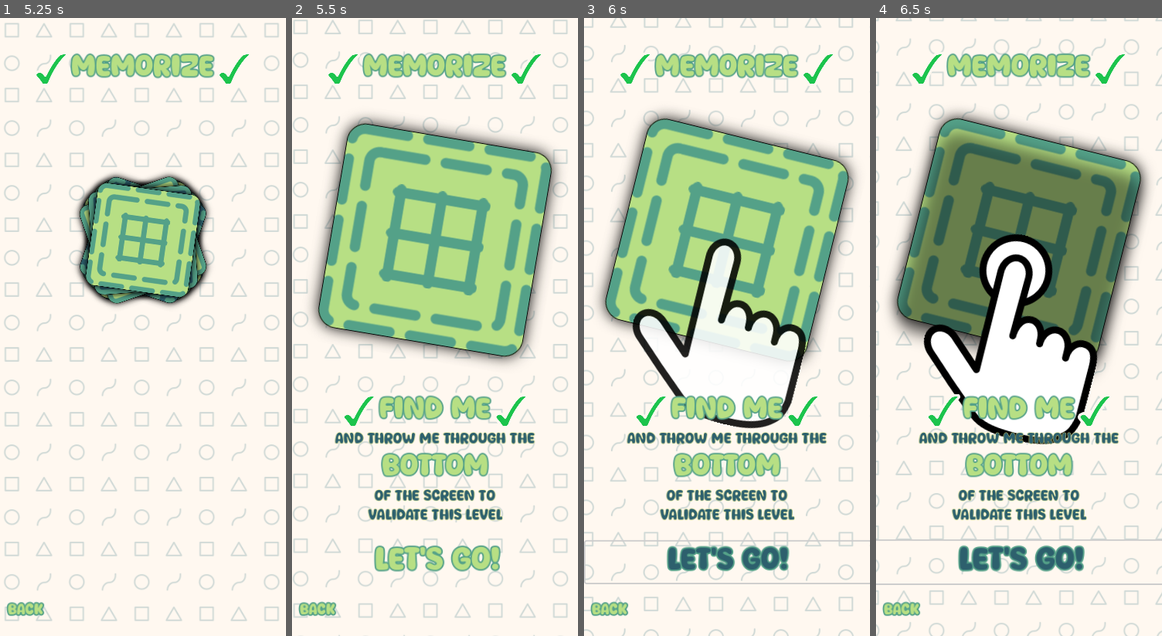
Above: before the commit, frames 1-4 (left to right).
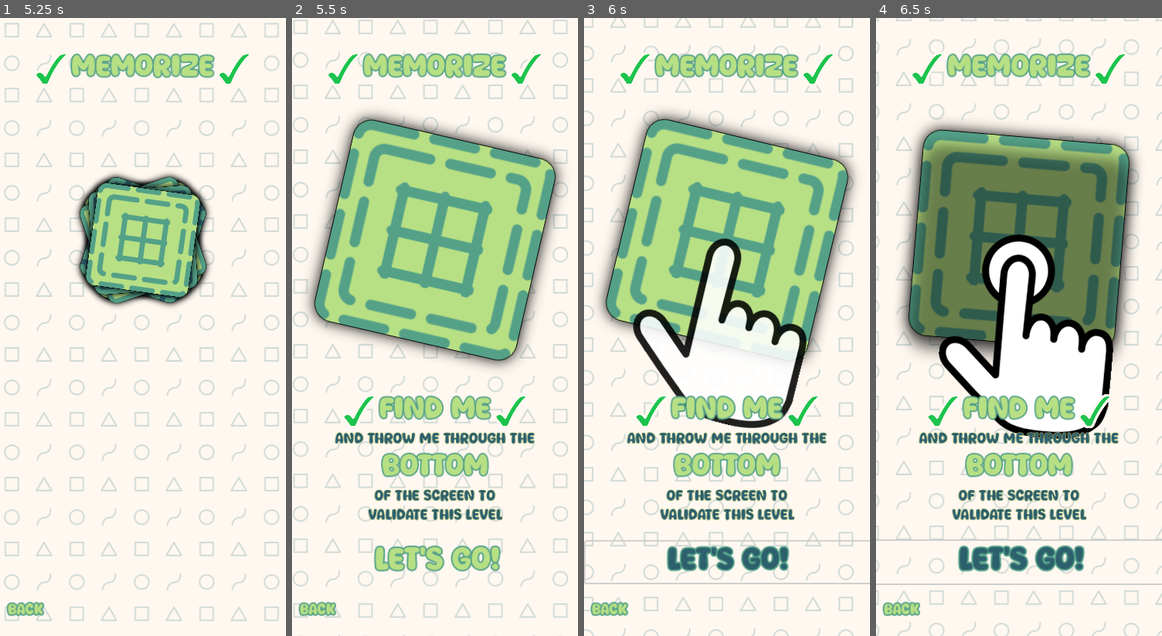
Above: after the commit, the same moments.

Repository: magopian/rummager
Game: Godot game, scene res://start_menu.tscn
Same seed, same stepped clock (60 frames per second), same inputs: the game is played once before the commit and once after it. Sound files missing from this copy of the repository are replaced by a short silence.
Inputs (mouse positions are in pixels of both pictures, inside the frame that each line leads up to):
- Up to frame 1 (5.25 s): click "START" at 0.5 s; click (143, 327) at 1.25 s; click (143, 327) at 2 s; click (143, 327) at 2.75 s; move the mouse to (143, 240) at 3.52 s; click (143, 240) at 3.67 s; click (143, 240) at 4.42 s; click (143, 240) at 5.17 s
- Up to frame 2 (5.5 s): no input
- Up to frame 3 (6 s): click "Let's go!" at 5.75 s
- Up to frame 4 (6.5 s): no input

Frame 1 is identical in both runs. In frame 2, 7.9% of the frame differs, in the area x 5-95%, y 15-57%; in frame 3, 1.4%; in frame 4, 18%, in the area x 4-96%, y 15-69%.

Commit message:
When showing the card to memorize, play the validation animation

Diff:
--- a/card.gd
+++ b/card.gd
@@ -111,6 +111,7 @@
 
 
 func zoom_in() -> void:
+	animate_card()
 	show_big()
 	hide_trail()
 	validation.start_validating()
@@ -119,7 +120,6 @@
 func show_big(duration: float = 0.15) -> void:
 	scale_to(big_scale, duration, 0)
 	freeze = true
-	animate_card()
 
 
 func animate_card() -> void:
--- a/card_validation.gd
+++ b/card_validation.gd
@@ -19,6 +19,7 @@
 
 
 func start_validating() -> void:
+	animation_player.play("RESET")
 	animation_player.play("validating")
 	await animation_player.animation_finished
 	on_validation_finished.emit()
--- a/card_validation.tscn
+++ b/card_validation.tscn
@@ -61,7 +61,7 @@
 "times": PackedFloat32Array(0),
 "transitions": PackedFloat32Array(1),
 "update": 1,
-"values": [true]
+"values": [false]
 }
 tracks/4/type = "value"
 tracks/4/imported = false
@@ -74,6 +74,70 @@
 "transitions": PackedFloat32Array(1),
 "update": 0,
 "values": [Color(1, 1, 1, 0)]
+}
+
+[sub_resource type="Animation" id="Animation_vgelv"]
+resource_name = "validated"
+step = 0.01
+tracks/0/type = "value"
+tracks/0/imported = false
+tracks/0/enabled = true
+tracks/0/path = NodePath("Validated:visible")
+tracks/0/interp = 1
+tracks/0/loop_wrap = true
+tracks/0/keys = {
+"times": PackedFloat32Array(0),
+"transitions": PackedFloat32Array(1),
+"update": 1,
+"values": [true]
+}
+tracks/1/type = "value"
+tracks/1/imported = false
+tracks/1/enabled = true
+tracks/1/path = NodePath("Validated:modulate")
+tracks/1/interp = 1
+tracks/1/loop_wrap = true
+tracks/1/keys = {
+"times": PackedFloat32Array(0, 0.5),
+"transitions": PackedFloat32Array(1, 1),
+"update": 0,
+"values": [Color(1, 1, 1, 0), Color(1, 1, 1, 1)]
+}
+tracks/2/type = "value"
+tracks/2/imported = false
+tracks/2/enabled = true
+tracks/2/path = NodePath("Validated:scale")
+tracks/2/interp = 1
+tracks/2/loop_wrap = true
+tracks/2/keys = {
+"times": PackedFloat32Array(0.01, 0.41, 0.46, 0.51),
+"transitions": PackedFloat32Array(1, 1, 1, 1),
+"update": 0,
+"values": [Vector2(10, 10), Vector2(1, 1), Vector2(1.2, 1.2), Vector2(1, 1)]
+}
+tracks/3/type = "value"
+tracks/3/imported = false
+tracks/3/enabled = true
+tracks/3/path = NodePath(".:visible")
+tracks/3/interp = 1
+tracks/3/loop_wrap = true
+tracks/3/keys = {
+"times": PackedFloat32Array(0),
+"transitions": PackedFloat32Array(1),
+"update": 1,
+"values": [true]
+}
+tracks/4/type = "value"
+tracks/4/imported = false
+tracks/4/enabled = true
+tracks/4/path = NodePath(".:value")
+tracks/4/interp = 1
+tracks/4/loop_wrap = true
+tracks/4/keys = {
+"times": PackedFloat32Array(0),
+"transitions": PackedFloat32Array(1),
+"update": 0,
+"values": [100.0]
 }
 
 [sub_resource type="Animation" id="Animation_xyvn6"]
@@ -116,69 +180,17 @@
 "update": 0,
 "values": [Color(0.109804, 0.768627, 0.301961, 0.501961), Color(0.109804, 0.768627, 0.301961, 0.984314), Color(0.109804, 0.768627, 0.301961, 0.501961), Color(0.109804, 0.768627, 0.301961, 0.984314), Color(0.109804, 0.768627, 0.301961, 0.501961)]
 }
-
-[sub_resource type="Animation" id="Animation_vgelv"]
-resource_name = "validated"
-step = 0.01
-tracks/0/type = "value"
-tracks/0/imported = false
-tracks/0/enabled = true
-tracks/0/path = NodePath("Validated:visible")
-tracks/0/interp = 1
-tracks/0/loop_wrap = true
-tracks/0/keys = {
-"times": PackedFloat32Array(0),
-"transitions": PackedFloat32Array(1),
-"update": 1,
-"values": [true]
-}
-tracks/1/type = "value"
-tracks/1/imported = false
-tracks/1/enabled = true
-tracks/1/path = NodePath("Validated:modulate")
-tracks/1/interp = 1
-tracks/1/loop_wrap = true
-tracks/1/keys = {
-"times": PackedFloat32Array(0, 0.5),
-"transitions": PackedFloat32Array(1, 1),
-"update": 0,
-"values": [Color(1, 1, 1, 0), Color(1, 1, 1, 1)]
-}
-tracks/2/type = "value"
-tracks/2/imported = false
-tracks/2/enabled = true
-tracks/2/path = NodePath("Validated:scale")
-tracks/2/interp = 1
-tracks/2/loop_wrap = true
-tracks/2/keys = {
-"times": PackedFloat32Array(0.01, 0.41, 0.46, 0.51),
-"transitions": PackedFloat32Array(1, 1, 1, 1),
-"update": 0,
-"values": [Vector2(10, 10), Vector2(1, 1), Vector2(1.2, 1.2), Vector2(1, 1)]
-}
 tracks/3/type = "value"
 tracks/3/imported = false
 tracks/3/enabled = true
-tracks/3/path = NodePath(".:visible")
+tracks/3/path = NodePath("Validated:visible")
 tracks/3/interp = 1
 tracks/3/loop_wrap = true
 tracks/3/keys = {
 "times": PackedFloat32Array(0),
 "transitions": PackedFloat32Array(1),
 "update": 1,
-"values": [true]
-}
-tracks/4/type = "value"
-tracks/4/imported = false
-tracks/4/enabled = true
-tracks/4/path = NodePath(".:value")
-tracks/4/interp = 1
-tracks/4/loop_wrap = true
-tracks/4/keys = {
-"times": PackedFloat32Array(0),
-"transitions": PackedFloat32Array(1),
-"update": 0,
-"values": [100.0]
+"values": [false]
 }
 
 [sub_resource type="AnimationLibrary" id="AnimationLibrary_t47ri"]
@@ -188,7 +200,7 @@
 "validating": SubResource("Animation_xyvn6")
 }
 
-[node name="ValidationProgress" type="ProgressBar"]
+[node name="CardValidation" type="ProgressBar"]
 visible = false
 anchors_preset = 15
 anchor_right = 1.0
@@ -201,6 +213,7 @@
 grow_vertical = 2
 size_flags_horizontal = 3
 size_flags_vertical = 3
+mouse_filter = 2
 theme_override_styles/background = SubResource("StyleBoxEmpty_trnux")
 theme_override_styles/fill = SubResource("StyleBoxFlat_sy13v")
 fill_mode = 3
@@ -226,6 +239,7 @@
 foreground_color = 3
 
 [node name="Validated" type="Sprite2D" parent="."]
+visible = false
 modulate = Color(1, 1, 1, 0)
 z_index = 4096
 position = Vector2(150, 150)
--- a/game.gd
+++ b/game.gd
@@ -86,9 +86,13 @@
 
 func display_card_to_find() -> void:
 	var card_to_display: Card = card_to_find.duplicate()
+	var validation_animation: ThrowAnimation = load("res://throw_animation.tscn").instantiate()
+	card_to_display.add_child(validation_animation)
 	card_display.add_child(card_to_display)
 	card_to_display.position = Vector2(200, 200)
+	card_to_display.rotation = 0
 	card_to_display.show_big()
+	validation_animation.animate_validation(Vector2(100, 200))
 
 
 func new_card(all_permutations: Array[Dictionary]) -> Card:
--- a/throw_animation.gd
+++ b/throw_animation.gd
@@ -3,6 +3,7 @@
 
 @onready var icon: Sprite2D = %Icon
 @onready var card: Sprite2D = %Card
+@onready var card_validation: CardValidation = %CardValidation
 
 
 var released_icon: Texture2D = load("res://assets/icon_click_1.png")
@@ -19,6 +20,7 @@
 	tween.tween_interval(0.2)
 	# Click
 	tween.tween_callback(show_clicked)
+	tween.tween_callback(card.show)
 	# Throw
 	tween.tween_interval(0.2)
 	## Move to position
@@ -26,6 +28,7 @@
 	## Release after a bit
 	tween.set_ease(Tween.EASE_OUT)
 	tween.tween_callback(show_released)
+	tween.tween_callback(card.show)
 	tween.parallel().tween_property(card, "global_position", to, 0.4)
 	await tween.finished
 
@@ -38,12 +41,45 @@
 	animate_through.call_deferred(to_list)
 
 
+func animate_validation(from: Vector2) -> void:
+	reset(Vector2.ZERO)
+	card.hide()
+	card_validation.hide()
+	position = from
+	# Display the icon
+	tween = create_tween().set_trans(Tween.TRANS_SINE).set_ease(Tween.EASE_IN)
+	tween.tween_property(self, "modulate:a", 1, 0.2)
+	tween.tween_interval(0.2)
+	# Click
+	tween.tween_callback(show_released)
+	# Throw
+	tween.tween_interval(0.2)
+	## Move to position
+	tween.tween_property(self, "position", Vector2.ZERO, 1)
+	tween.tween_interval(0.2)
+	await tween.finished
+	show_clicked()
+	await card_validation.start_validating()
+	await card_validation.play_validated()
+	hide_pointer()
+	animate_validation.call_deferred(from)
+
+
+func show_pointer() -> void:
+	icon.show()
+
+
+func hide_pointer() -> void:
+	icon.hide()
+
+
 func show_clicked() -> void:
 	icon.texture = clicked_icon
-	card.show()
+	show_pointer()
 
 
 func show_released() -> void:
+	show_pointer()
 	icon.texture = released_icon
 
 
--- a/throw_animation.tscn
+++ b/throw_animation.tscn
@@ -1,8 +1,9 @@
-[gd_scene load_steps=4 format=3 uid="uid://bdsl2kbqdthxv"]
+[gd_scene load_steps=5 format=3 uid="uid://bdsl2kbqdthxv"]
 
 [ext_resource type="Script" path="res://throw_animation.gd" id="1_av4bs"]
 [ext_resource type="Texture2D" uid="uid://whm181ryabkk" path="res://assets/card_background_shadow_sprite.png" id="2_b3003"]
 [ext_resource type="Texture2D" uid="uid://c5rk76eomj8s7" path="res://assets/icon_click_1.png" id="2_wx5kb"]
+[ext_resource type="PackedScene" uid="uid://bcaxgj0vxesvd" path="res://card_validation.tscn" id="3_2girg"]
 
 [node name="ThrowAnimation" type="Node2D"]
 script = ExtResource("1_av4bs")
@@ -12,6 +13,10 @@
 modulate = Color(1, 1, 1, 0.435294)
 texture = ExtResource("2_b3003")
 
+[node name="CardValidation" parent="." instance=ExtResource("3_2girg")]
+unique_name_in_owner = true
+mouse_filter = 2
+
 [node name="Icon" type="Sprite2D" parent="."]
 unique_name_in_owner = true
 texture = ExtResource("2_wx5kb")
